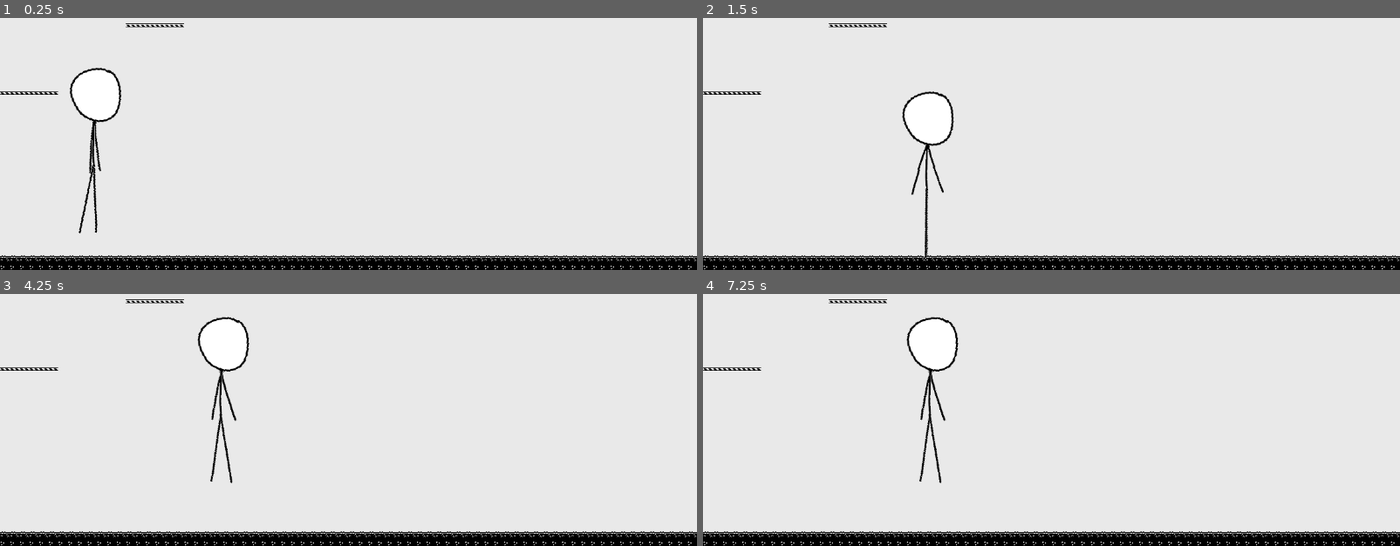
Above: before the commit, frames 1-4 (two rows, left to right).
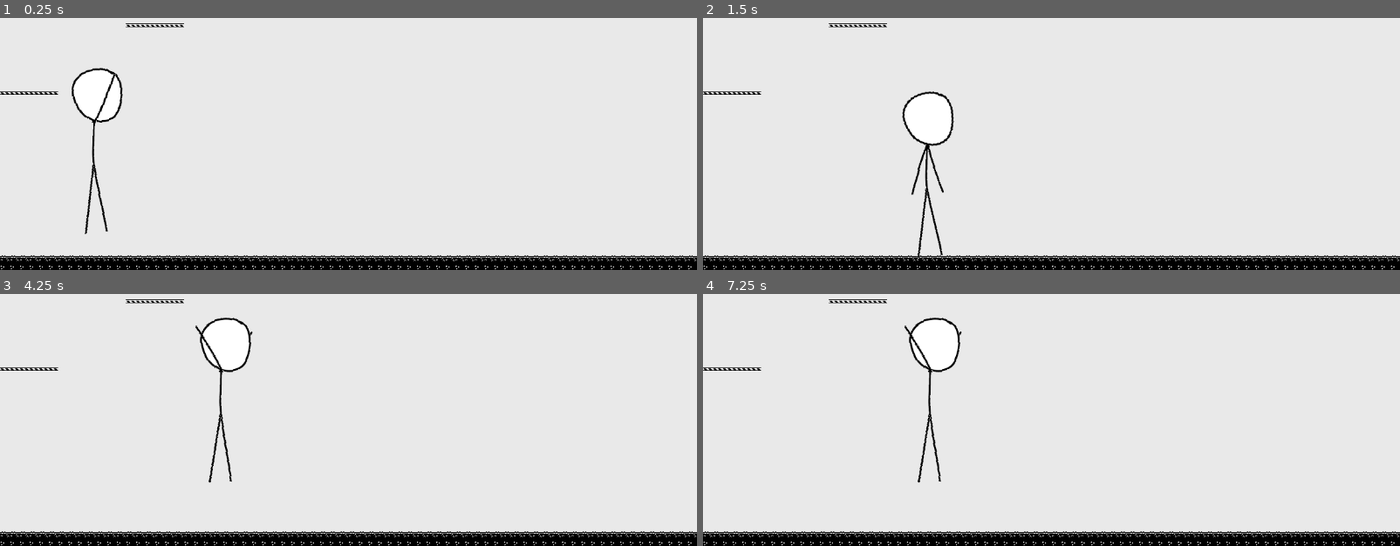
Above: after the commit, the same moments.

Repository: dennis-jung/ggj2025
Game: Godot game, scene res://scenes/tileset_test/game.tscn
Same seed, same stepped clock (60 frames per second), same inputs: the game is played once before the commit and once after it.
Inputs (mouse positions are in pixels of both pictures, inside the frame that each line leads up to):
- Up to frame 1 (0.25 s): no input
- Up to frame 2 (1.5 s): tap Enter (ui_accept) at 0.5, 0.77 s; move the mouse to (1204, 55) at 0.52 s; hold Right (ui_right) 0.53-1.25 s; tap B (create_bubble) at 0.6 s; click (1204, 55) at 0.67 s; drag from (912, 93) to (1016, 151) at 1.27 s
- Up to frame 3 (4.25 s): move the mouse to (outside the picture) at 2.02 s; hold Left (ui_left) 2.03-2.75 s; tap U at 2.1 s; drag from (313, 427) to (outside the picture) at 2.77 s; move the mouse to (557, 409) at 3.52 s; hold Right (ui_right) from 3.53 s (still down); tap Tab at 3.6 s; tap Enter (ui_accept) at 3.77 s
- Up to frame 4 (7.25 s): release Right (ui_right) at 4.25 s; drag from (outside the picture) to (outside the picture) at 4.27 s; move the mouse to (1086, 349) at 5.02 s; hold Right (ui_right) 5.03-5.75 s; tap O at 5.1 s; click (1086, 349) at 5.17 s; drag from (outside the picture) to (912, 369) at 5.77 s; move the mouse to (1204, 331) at 6.52 s; hold Left (ui_left) from 6.53 s (still down); tap Shift at 6.6 s; tap Enter (ui_accept) at 6.77 s

The runs differ from the first frame. In frame 1, 0.8% of the frame differs, in the area x 10-18%, y 19-86%; in frame 2, 0.3%; in frame 3, 0.7%; in frame 4, 0.7%.
Error in both runs: Attempt to call function 'add_child' in base 'null instance' on a null instance. (res://scenes/sticky/sticky.gd:43)

Commit message:
added falling state to player's fsm

Diff:
--- /dev/null
+++ b/scenes/sticky/falling.gd
@@ -0,0 +1,19 @@
+extends State
+class_name falling_state
+
+func enter() -> void:
+	anim.play("falling")
+	pass
+
+func exit() -> void:
+	pass
+
+func update(_delta: float) -> void:
+	pass
+
+func update_physics(_delta: float) -> void:
+	parent.move_and_slide()
+	if parent.velocity.y == 0:
+		state_transition.emit("idle", self)
+
+#func _physics_process(delta: float) -> void:
--- /dev/null
+++ b/scenes/sticky/idle.gd
@@ -0,0 +1,19 @@
+extends State
+class_name idle_state
+
+
+func enter() -> void:
+	anim.play("idle")
+	pass
+
+func exit() -> void:
+	pass
+
+func update(_delta: float) -> void:
+	pass
+
+func update_physics(_delta: float) -> void:
+	if parent.velocity.length() > 0:
+		state_transition.emit("walking", self)
+	parent.move_and_slide()
+#func _physics_process(delta: float) -> void:
--- a/scenes/sticky/sticky.tscn
+++ b/scenes/sticky/sticky.tscn
@@ -1,10 +1,11 @@
-[gd_scene load_steps=13 format=3 uid="uid://dtpks5xx7tr3"]
+[gd_scene load_steps=14 format=3 uid="uid://dtpks5xx7tr3"]
 
 [ext_resource type="Texture2D" uid="uid://bfh1ggc2jrriq" path="res://scenes/sticky/sticky.png" id="1_ejckx"]
 [ext_resource type="Script" path="res://scenes/sticky/sticky.gd" id="1_xppfj"]
 [ext_resource type="Script" path="res://scripts/state_machine.gd" id="3_luuip"]
 [ext_resource type="Script" path="res://scenes/sticky/walking.gd" id="4_b1ufu"]
-[ext_resource type="Script" path="res://scripts/state.gd" id="5_yxvdq"]
+[ext_resource type="Script" path="res://scenes/sticky/idle.gd" id="5_20xhb"]
+[ext_resource type="Script" path="res://scenes/sticky/falling.gd" id="6_fu2eg"]
 
 [sub_resource type="CapsuleShape2D" id="CapsuleShape2D_iowla"]
 radius = 28.0
@@ -526,4 +527,7 @@
 script = ExtResource("4_b1ufu")
 
 [node name="idle" type="Node" parent="FSM"]
-script = ExtResource("5_yxvdq")
+script = ExtResource("5_20xhb")
+
+[node name="falling" type="Node" parent="FSM"]
+script = ExtResource("6_fu2eg")
--- a/scenes/sticky/walking.gd
+++ b/scenes/sticky/walking.gd
@@ -17,3 +17,5 @@
 func update_state() -> void:
 	if parent.velocity.length() == 0:
 		state_transition.emit("idle", self)
+	elif parent.velocity.y > 0:
+		state_transition.emit("falling", self)
